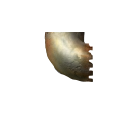
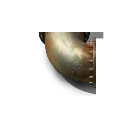
The second 128×128 image is a revision of the first. Changes to its layers:
showed "Layer 1" over <box>38,32,104,96</box>
